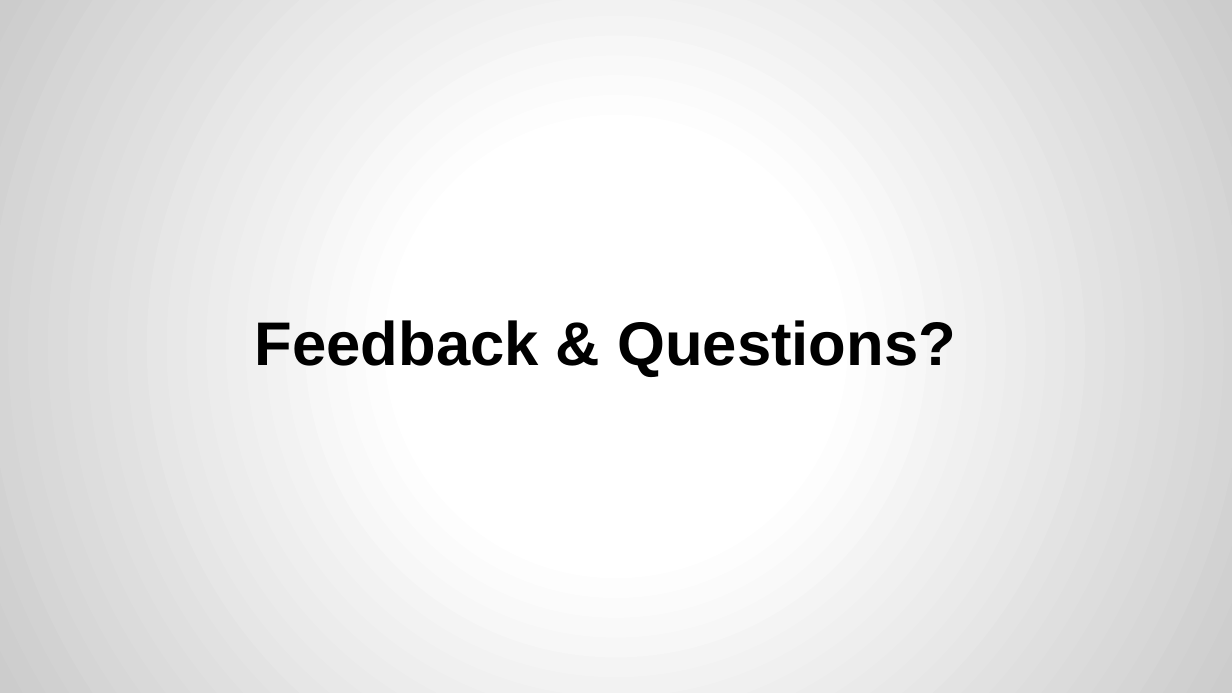
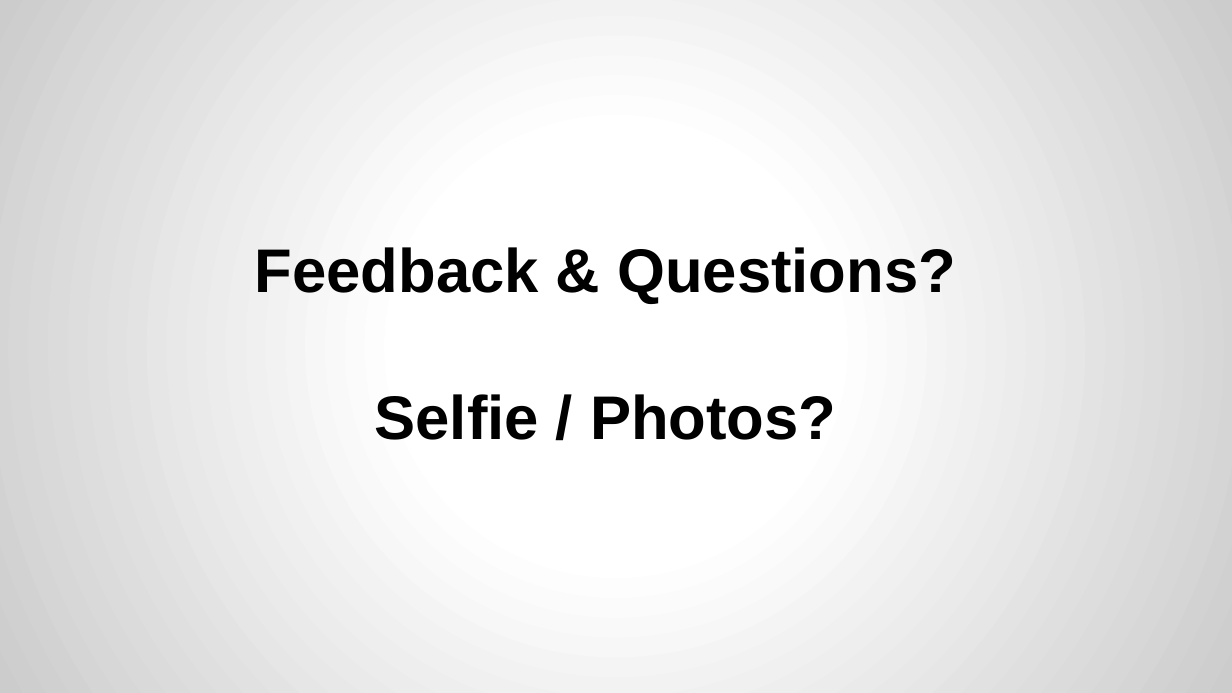
Before and after one commit to yogeshrnaik/presentations, a slide deck: slide 50 of Clean Code.pptx (slide 48 before the commit). Drawn at 1232x693 pixels with LibreOffice and Linux fonts; fonts in the diff are those of the drawing. Boxes give left, top, right and bottom in pixels: in the first picture for what was removed or moved away, otherwise in the second. Text is boxed around its words. In the diff, an @@ line names an element or a change of style, - is before the commit and + after.

```diff
--- a/Clean Code.pptx
+++ b/Clean Code.pptx
@@ title at bbox=[255, 247, 955, 440]: text changed @@
-Feedback & Questions?
+Feedback & Questions?
+Selfie / Photos?
```
Also in this commit, not shown: 2 slides added.
